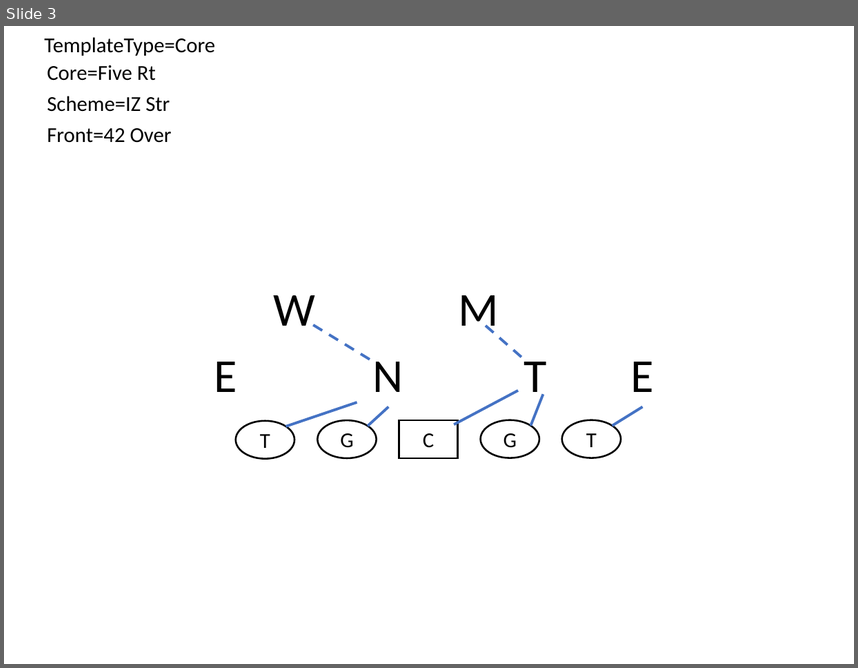
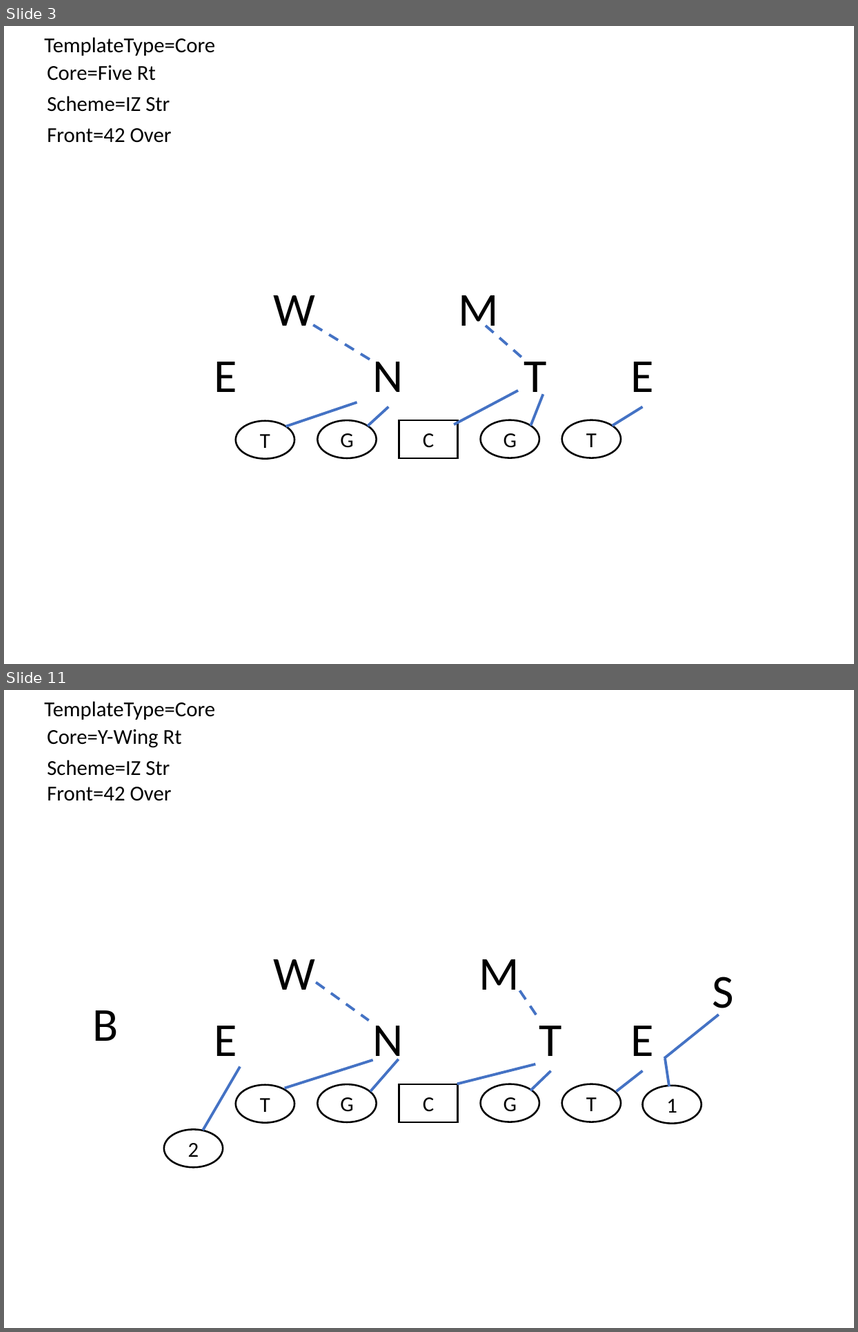
Before and after one commit to Aceplace/VBAScoutCard2, a slide deck: TemplateCreator.pptm. Shown one above the other, each under a label of ours: slide 3 before the commit, slides 3 and 11 after it; the slides between them are not shown. The pictures are 858x668 and 858x1332 pixels, drawn with LibreOffice and Linux fonts; fonts in the diff are those of the drawing. Boxes give left, top, right and bottom in pixels: in the first picture for what was removed or moved away, otherwise in the second. Text is boxed around its words. In the diff, an @@ line names an element or a change of style, - is before the commit and + after.

```diff
--- a/TemplateCreator.pptm
+++ b/TemplateCreator.pptm
@@ slide 11 added at (x1=4, y1=690, x2=854, y2=1328), background #FFFFFF @@
@@ text added at (x1=44, y1=701, x2=215, y2=720), 18 pt, text #000000 @@
+TemplateType=Core
@@ text added at (x1=47, y1=729, x2=182, y2=748), 18 pt, text #000000 @@
+Core=Y-Wing Rt
@@ text added at (x1=47, y1=760, x2=170, y2=776), 18 pt, text #000000 @@
+Scheme=IZ Str
@@ text added at (x1=47, y1=787, x2=172, y2=801), 18 pt, text #000000 @@
+Front=42 Over
@@ text added at (x1=274, y1=959, x2=316, y2=989), 40 pt, text #000000 @@
+W
@@ text added at (x1=479, y1=959, x2=519, y2=992), 40 pt, text #000000 @@
+M
@@ text added at (x1=712, y1=976, x2=733, y2=1018), 40 pt, text #000000 @@
+S
@@ line added from (316, 983) to (369, 1020), #4472C4 2.25 pt dashed @@
@@ line added from (520, 990) to (540, 1021), #4472C4 2.25 pt dashed @@
@@ text added at (x1=92, y1=1010, x2=118, y2=1041), 40 pt, text #000000 @@
+B
@@ line added from (664, 1058) to (719, 1015), #4472C4 2.25 pt @@
@@ text added at (x1=214, y1=1025, x2=237, y2=1056), 40 pt, text #000000 @@
+E
@@ text added at (x1=373, y1=1025, x2=404, y2=1067), 40 pt, text #000000 @@
+N
@@ text added at (x1=539, y1=1025, x2=562, y2=1056), 40 pt, text #000000 @@
+T
@@ text added at (x1=631, y1=1025, x2=653, y2=1056), 40 pt, text #000000 @@
+E
@@ line added from (373, 1060) to (285, 1088), #4472C4 2.25 pt @@
@@ line added from (399, 1059) to (370, 1092), #4472C4 2.25 pt @@
@@ line added from (665, 1058) to (670, 1086), #4472C4 2.25 pt @@
@@ line added from (240, 1067) to (203, 1130), #4472C4 2.25 pt @@
@@ line added from (457, 1083) to (535, 1064), #4472C4 2.25 pt @@
@@ line added from (550, 1071) to (530, 1090), #4472C4 2.25 pt @@
@@ line added from (642, 1071) to (616, 1092), #4472C4 2.25 pt @@
@@ ellipse added at (x1=236, y1=1085, x2=294, y2=1123), fill #FFFFFF, outline #000000 1.5 pt, 18 pt, text #000000 @@
+T
@@ ellipse added at (x1=318, y1=1085, x2=377, y2=1123), fill #FFFFFF, outline #000000 1.5 pt, 18 pt, text #000000 @@
+G
@@ rectangle added at (x1=399, y1=1085, x2=458, y2=1123), fill #FFFFFF, outline #000000 1.5 pt, 18 pt, text #000000 @@
+C
@@ ellipse added at (x1=481, y1=1083, x2=539, y2=1122), fill #FFFFFF, outline #000000 1.5 pt, 18 pt, text #000000 @@
+G
@@ ellipse added at (x1=562, y1=1083, x2=620, y2=1122), fill #FFFFFF, outline #000000 1.5 pt, 18 pt, text #000000 @@
+T
@@ ellipse added at (x1=642, y1=1085, x2=701, y2=1123), fill #FFFFFF, outline #000000 1.5 pt, 18 pt, text #000000 @@
+1
@@ ellipse added at (x1=164, y1=1130, x2=223, y2=1167), fill #FFFFFF, outline #000000 1.5 pt, 18 pt, text #000000 @@
+2
```
Also in this commit, not shown: 1 slide changed, 149 other slides added, 4 slides removed, 5 other files.
